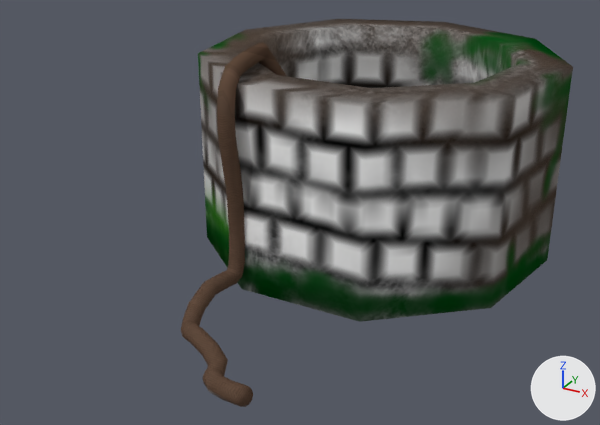
What one commit did to the OBJ model resources/Pozo.obj.
Both versions are drawn from a camera (50 mm lens) standing at (51.4, -196.6, 49.3) and looking at (7.0, -115.9, 9.0). The axes (+X, +Y, +Z) are drawn at lower right. The lights are the same throughout. Where no turn or scale is listed for an object, it has been applied to the vertices.

Names of what the first picture shows: 'Loft008', 'pozo'.
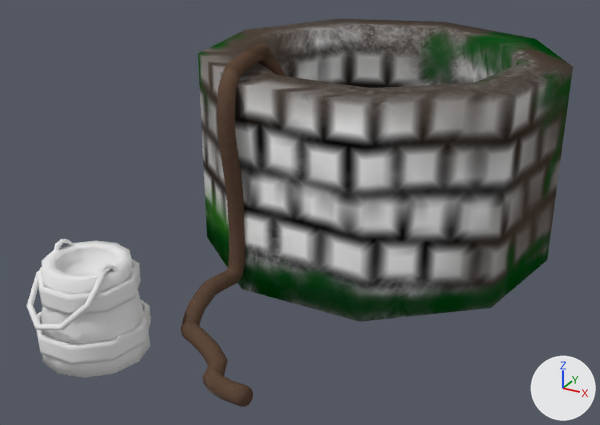
The newer file is also turned or shifted as a whole; pictures and numbers use the older file's frame.

Boxes [x1, y1, x2, y2] around the edits, measured in the pictures (600 x 425 px):
'Loft006', added
    after: [42, 239, 150, 378]
'pozo001', added
    after: [36, 300, 151, 365]
'pozo002', added
    after: [36, 258, 141, 316]
'Loft007', added
    after: [27, 247, 107, 330]

Edits to the bpy script that builds the scene:
```text
Add mat_metal:
    mat_metal = principled_material('Metal')
    mat_metal.base_color = (0.8, 0.8, 0.8)  # white #e7e7e7
    mat_metal.roughness = 1.0
Add mat_asa:
    mat_asa = principled_material('Asa')
    mat_asa.base_color = (0.8, 0.8, 0.8)  # white #e7e7e7
    mat_asa.roughness = 1.0
Add mat_madera:
    mat_madera = principled_material('Madera')
    mat_madera.base_color = (0.8, 0.8, 0.8)  # white #e7e7e7
    mat_madera.roughness = 1.0
Add me_pozo002:
    me_pozo002.from_pydata(...)  # 108 vertices, 108 faces; spans x -19.85..-9.41, y -33.54..-23.26, z -6.94..-4.85
    me_pozo002.materials.append(mat_metal)  # white #e7e7e7
Add me_pozo001:
    me_pozo001.from_pydata(...)  # 108 vertices, 108 faces; spans x -20.75..-8.73, y -34.3..-22.46, z -12.22..-10.13
    me_pozo001.materials.append(mat_metal)  # white #e7e7e7
Add me_loft007:
    me_loft007.from_pydata(...)  # 84 vertices, 74 faces; spans x -20.9..-10.51, y -34.88..-27.2, z -9.19..-2.87
    me_loft007.materials.append(mat_asa)  # white #e7e7e7
Add me_loft006:
    me_loft006.from_pydata(...)  # 166 vertices, 177 faces; spans x -20.47..-8.92, y -34.26..-22.72, z -13.98..-2.57
    me_loft006.materials.append(mat_madera)  # white #e7e7e7
Add ob_pozo002:
    ob_pozo002 = bpy.data.objects.new('pozo002', me_pozo002)
    ob_pozo002.location = (10.0, -111.7, 14.02)
Add ob_pozo001:
    ob_pozo001 = bpy.data.objects.new('pozo001', me_pozo001)
    ob_pozo001.location = (10.0, -111.7, 14.02)
Add ob_loft007:
    ob_loft007 = bpy.data.objects.new('Loft007', me_loft007)
    ob_loft007.location = (10.0, -111.7, 14.02)
Add ob_loft006:
    ob_loft006 = bpy.data.objects.new('Loft006', me_loft006)
    ob_loft006.location = (10.0, -111.7, 14.02)
```
